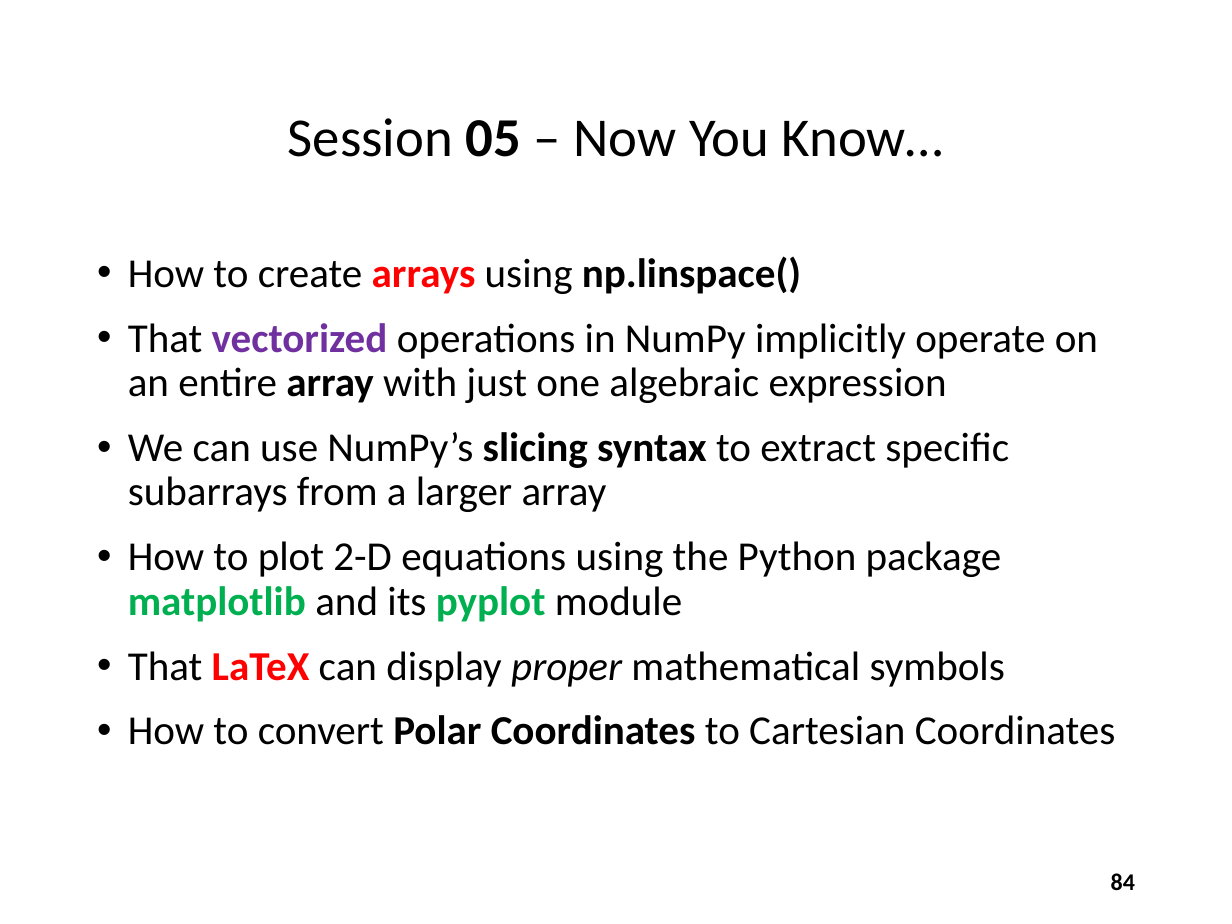
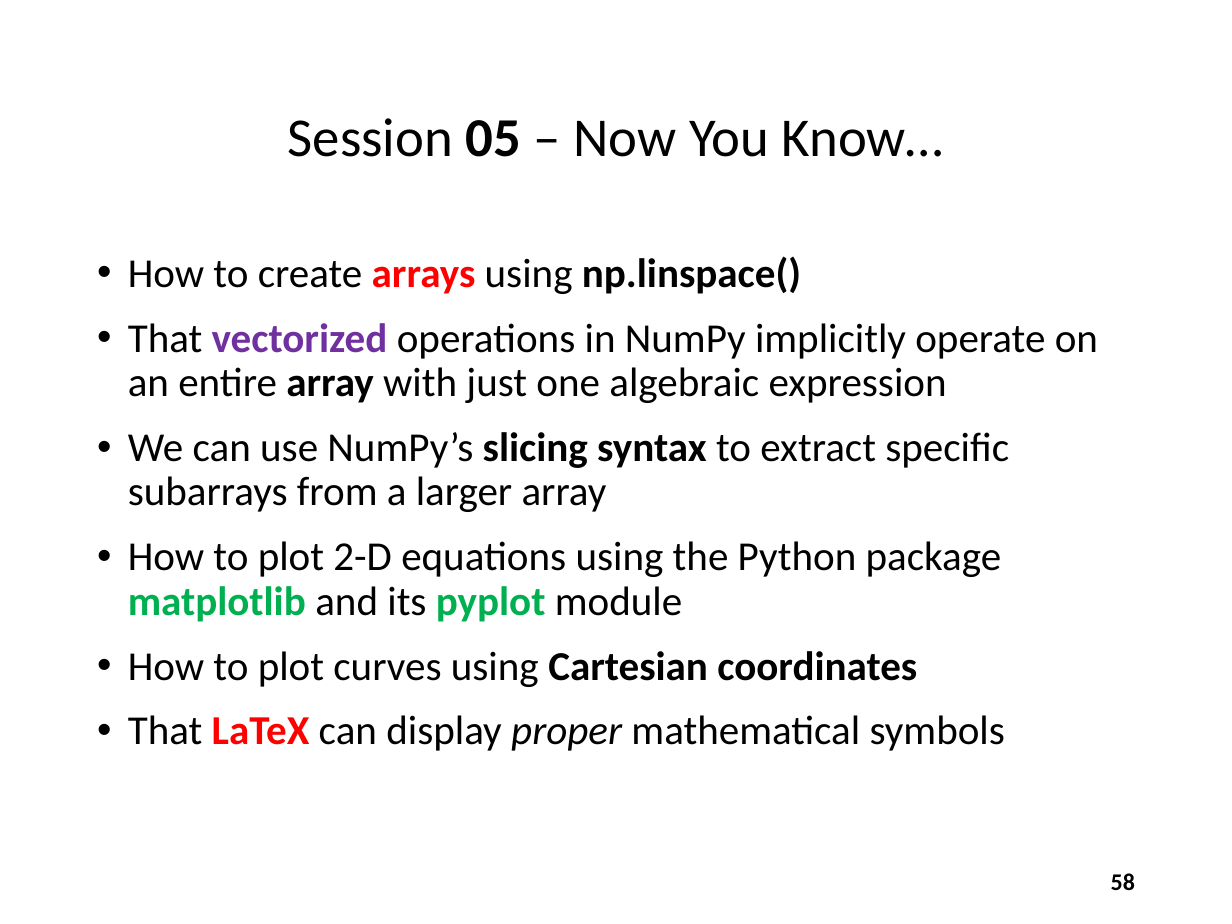
Before and after one commit to dbiersach/scicomp101, a slide deck: slide 58 of Session 05 - Cartesian Graphs and Conic Sections/Session 05 - Cartesian Graphs and Conic Sections.pptx (slide 84 before the commit). Drawn at 1232x924 pixels with LibreOffice and Linux fonts; fonts in the diff are those of the drawing. Boxes give left, top, right and bottom in pixels: in the first picture for what was removed or moved away, otherwise in the second. Text is boxed around its words. In the diff, an @@ line names an element or a change of style, - is before the commit and + after.

Commit message:
Moved trig topics to Session 07

```diff
--- a/Session 05 - Cartesian Graphs and Conic Sections/Session 05 - Cartesian Graphs and Conic Sections.pptx
+++ b/Session 05 - Cartesian Graphs and Conic Sections/Session 05 - Cartesian Graphs and Conic Sections.pptx
@@ text at [128,651,917,687]: paragraph added @@
+• How to plot curves using Cartesian coordinates
@@ text at [128,715,1116,745]: paragraph removed @@
-• How to convert Polar Coordinates to Cartesian Coordinates
@@ page number at [1111,873,1135,890]: text changed @@
-84
+58
```
Also in this commit, not shown: 10 other slides changed, 2 slides added, 29 slides removed.
